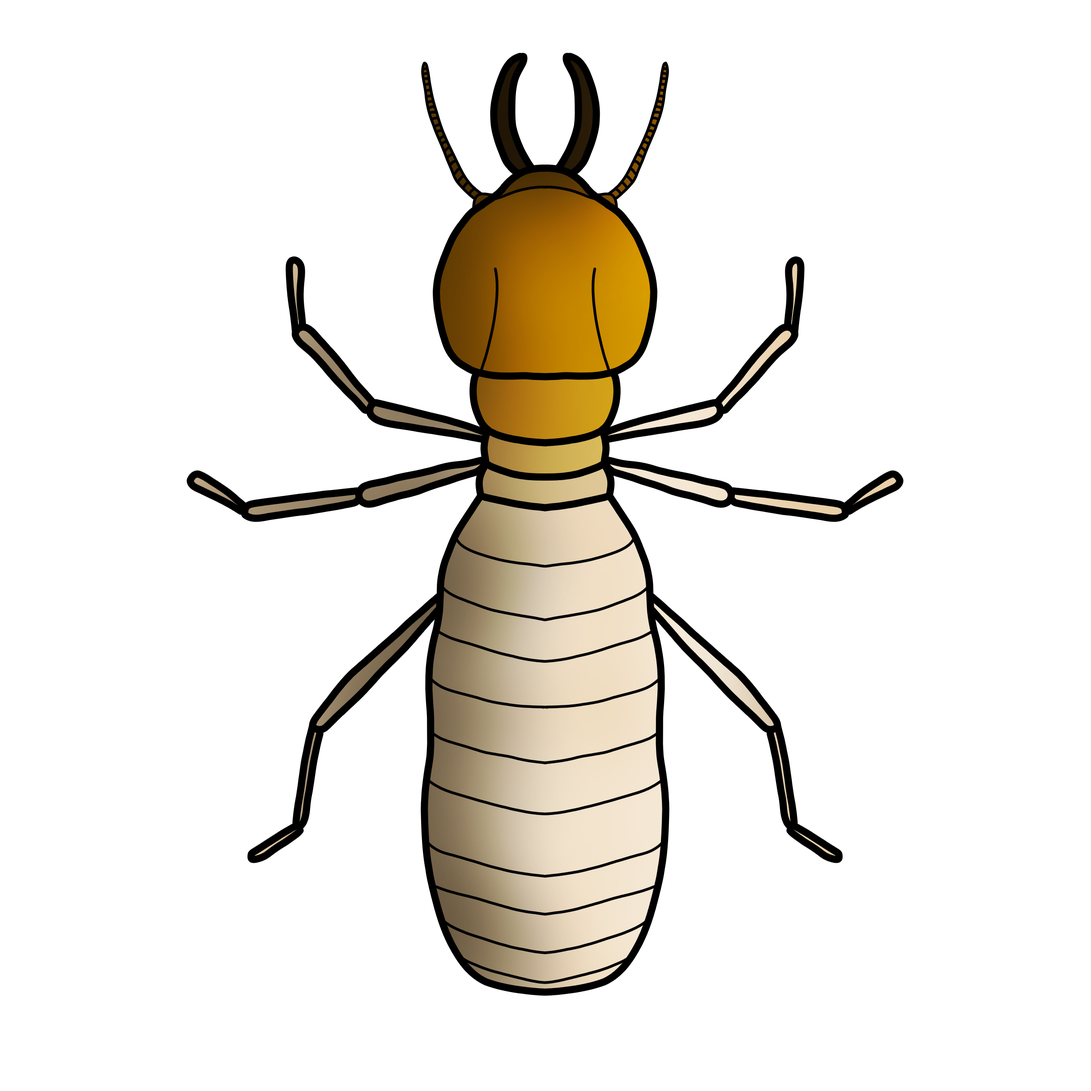
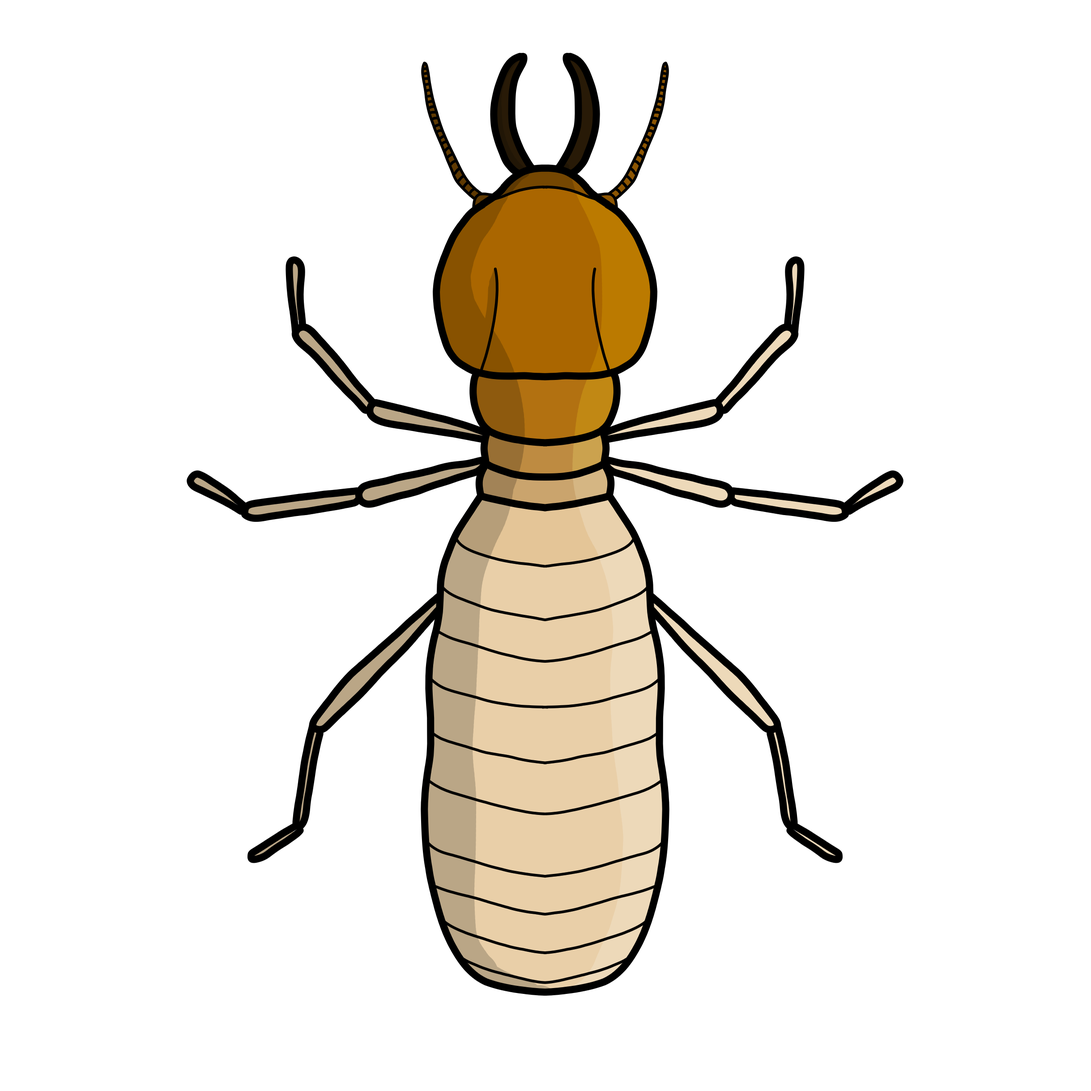
The second 1091 x 1091 image is a revision of the first. Changes to its layers:
painted on "Line art" over [193, 60, 897, 989]
added layer "Highlight 2" (overlay, 20%) in group "Termite" over [487, 60, 897, 989]
hid "Highlight", painted on it over [403, 60, 863, 989]
added layer "Shadow 2" (multiply, 20%) in group "Termite" over [193, 60, 574, 989]
hid "Shadow", painted on it over [193, 60, 897, 989]
painted on "Color" over [193, 60, 897, 989]
